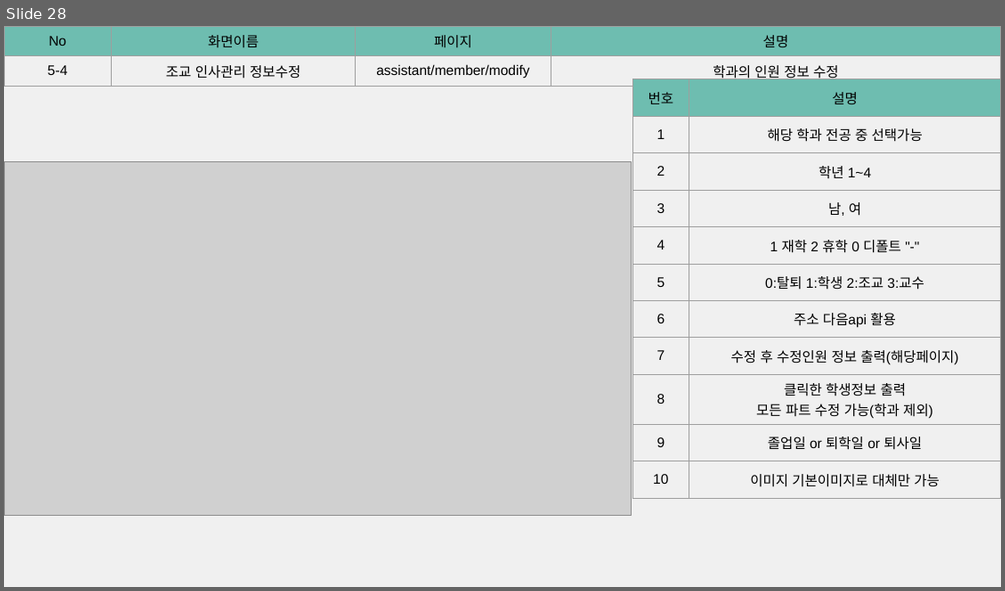
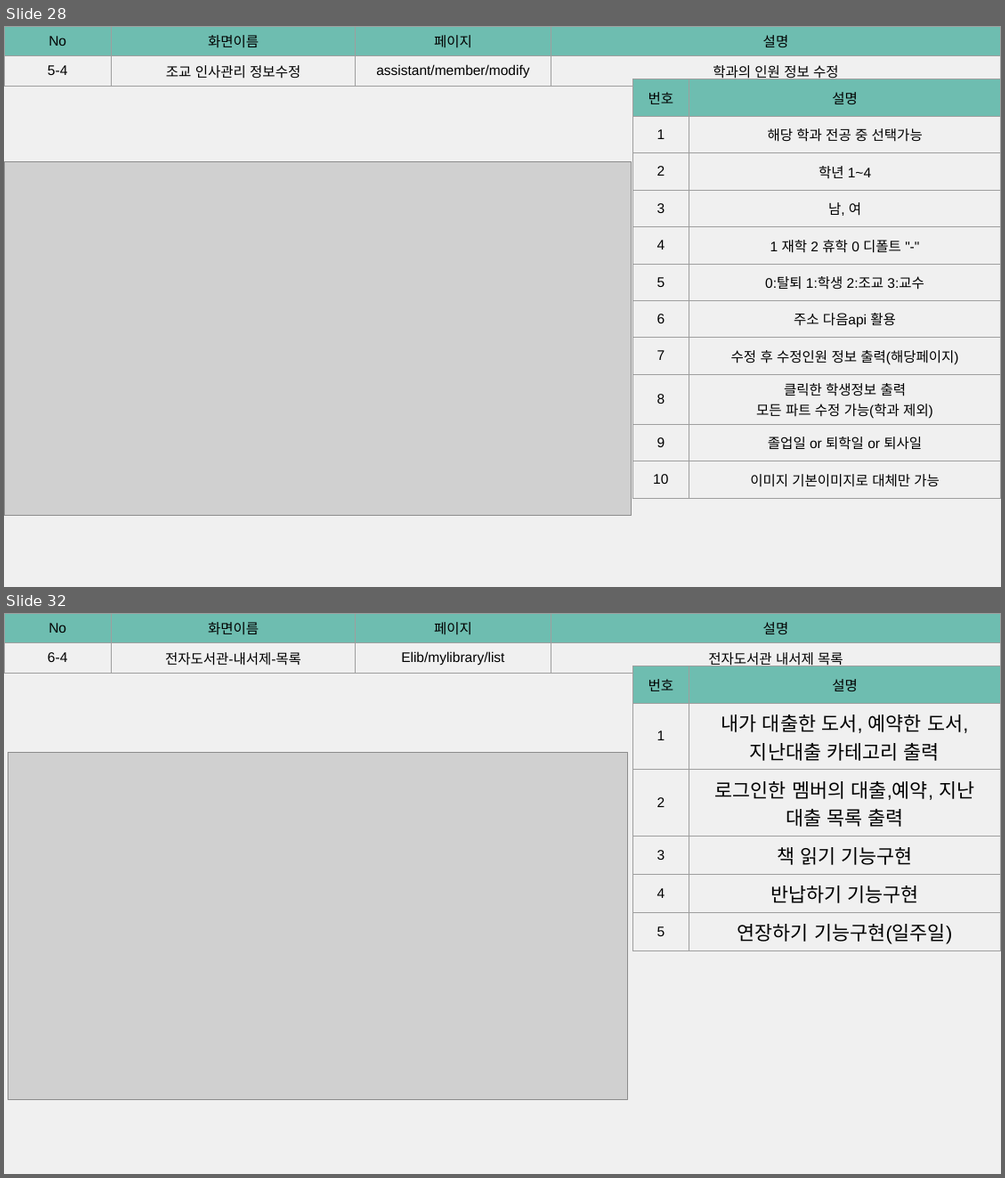
Before and after one commit to yndgow/ChimAcademy, a slide deck: 스토리보드/침대학교 스토리보드 v1.4.pptx. Shown one above the other, each under a label of ours: slide 28 before the commit, slides 28 and 32 after it; the slides between them are not shown. The pictures are 1005x591 and 1005x1178 pixels, drawn with LibreOffice and Linux fonts; fonts in the diff are those of the drawing; grey boxes stand for pictures. Boxes give left, top, right and bottom in pixels: in the first picture for what was removed or moved away, otherwise in the second. Text is boxed around its words. In the diff, an @@ line names an element or a change of style, - is before the commit and + after.

Commit message:
2023/03/27 스토리보드 추가 및 전자도서 부가기능 구현 중

```diff
--- a/스토리보드/침대학교 스토리보드 v1.4.pptx
+++ b/스토리보드/침대학교 스토리보드 v1.4.pptx
@@ slide 32 added at box(4, 613, 1001, 1174), background #F0F0F0 @@
@@ table added at box(4, 613, 1001, 672), 2 rows, 4 columns @@
+No | 화면이름 | 페이지 | 설명
+6-4 | 전자도서관-내서제-목록 | Elib/mylibrary/list | 전자도서관 내서제 목록
@@ table added at box(633, 666, 1001, 948), 6 rows, 2 columns @@
+번호 | 설명
+1 | 내가 대출한 도서, 예약한 도서, 지난대출 카테고리 출력
+2 | 로그인한 멤버의 대출,예약, 지난 대출 목록 출력
+3 | 책 읽기 기능구현
+4 | 반납하기 기능구현
+5 | 연장하기 기능구현(일주일)
@@ picture added at box(8, 753, 627, 1100) @@
```
Also in this commit, not shown: 7 other slides added, 13 other files.
